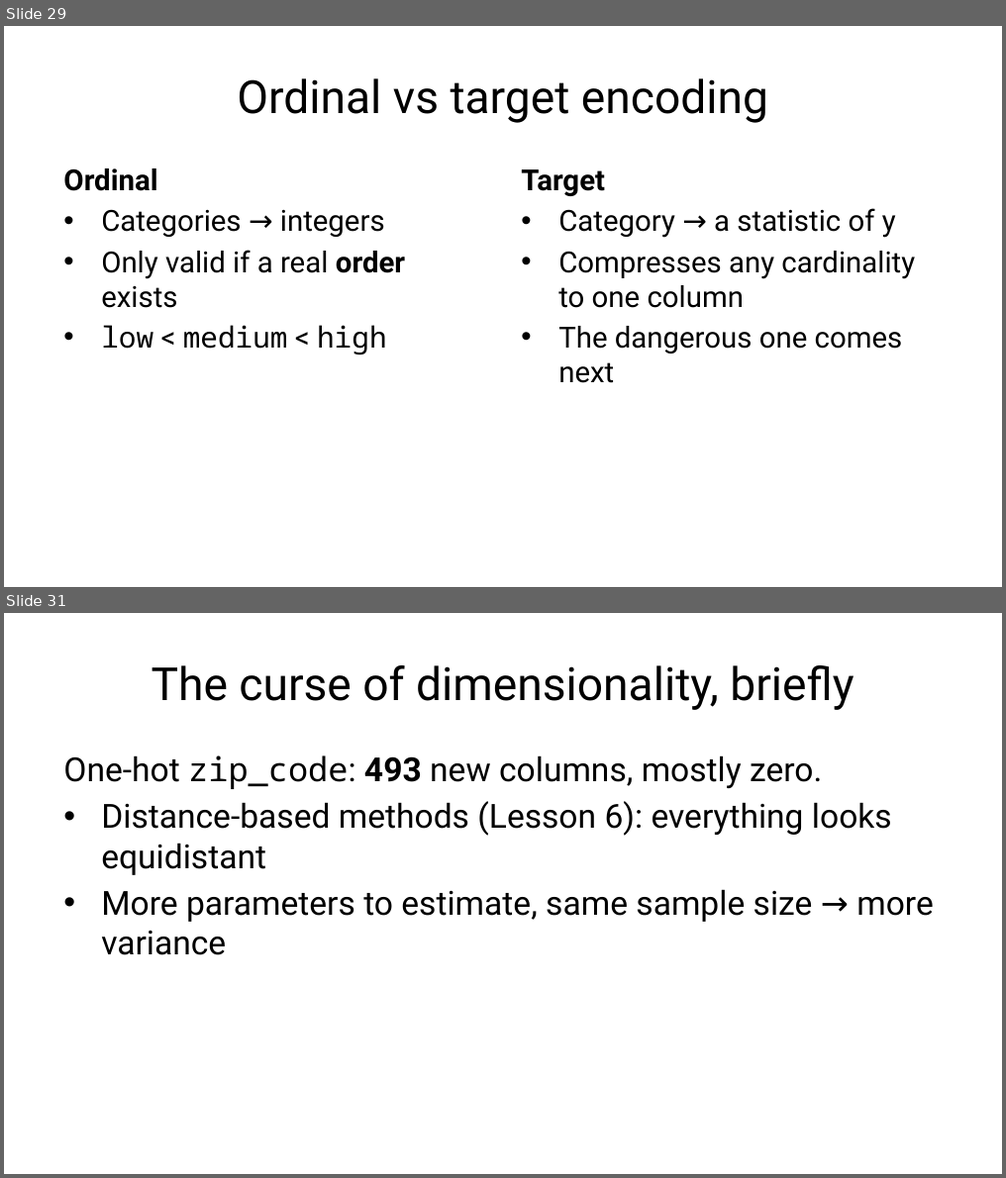
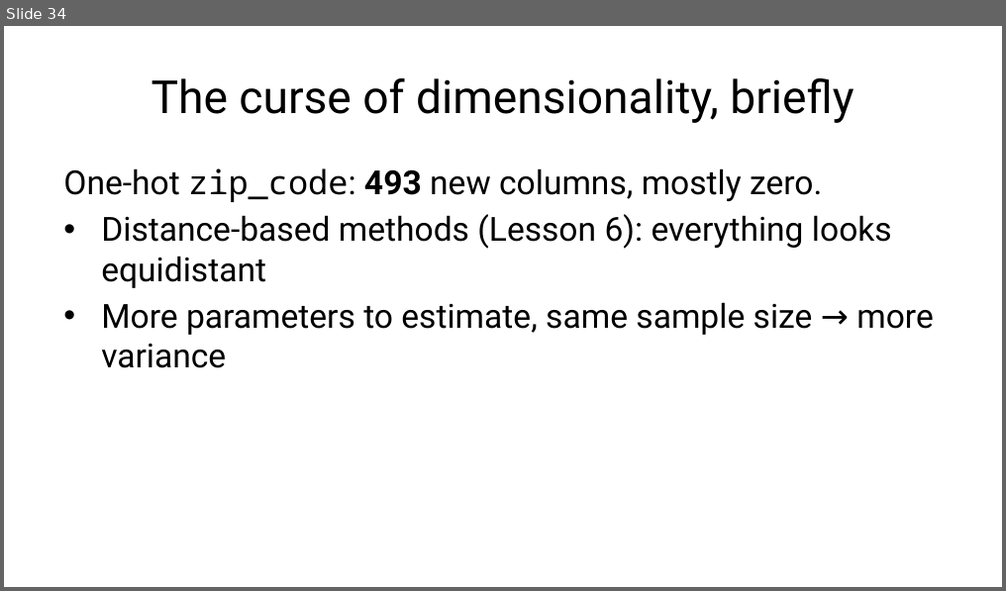
Before and after one commit to fabioantonini/technologies-for-artificial-intelligence, a slide deck: Lessons/02_data_exploration_and_preparation/Slides/data_exploration_and_preparation_slides.pptx. Shown one above the other, each under a label of ours: slides 29 and 31 before the commit, slide 34 after it; the slides between them are not shown. The pictures are 1006x1178 and 1006x591 pixels, drawn with LibreOffice and Linux fonts; fonts in the diff are those of the drawing; background and template pictures are left out. Boxes give left, top, right and bottom in pixels: in the first picture for what was removed or moved away, otherwise in the second. Text is boxed around its words. In the diff, an @@ line names an element or a change of style, - is before the commit and + after.

```diff
--- a/Lessons/02_data_exploration_and_preparation/Slides/data_exploration_and_preparation_slides.pptx
+++ b/Lessons/02_data_exploration_and_preparation/Slides/data_exploration_and_preparation_slides.pptx
@@ slide 29 removed at (4,26,1002,587), background #FFFFFF @@
@@ title removed at (237,78,768,123) @@
-Ordinal vs target encoding
@@ text removed at (63,169,405,356) @@
-Ordinal
-• Categories → integers
-• Only valid if a real order exists
-• low < medium < high
@@ text removed at (521,170,915,383) @@
-Target
-• Category → a statistic of y
-• Compresses any cardinality to one column
-• The dangerous one comes next
@@ what was slide 31 is now slide 34 @@
```
Also in this commit, not shown: 9 slides changed, 5 slides added, 1 other slide removed, 15 other files.
